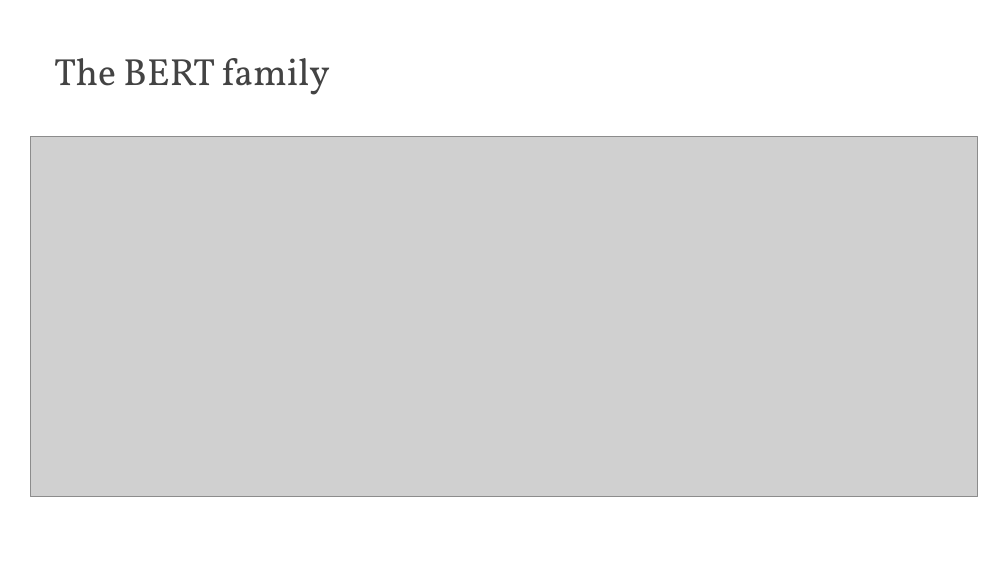
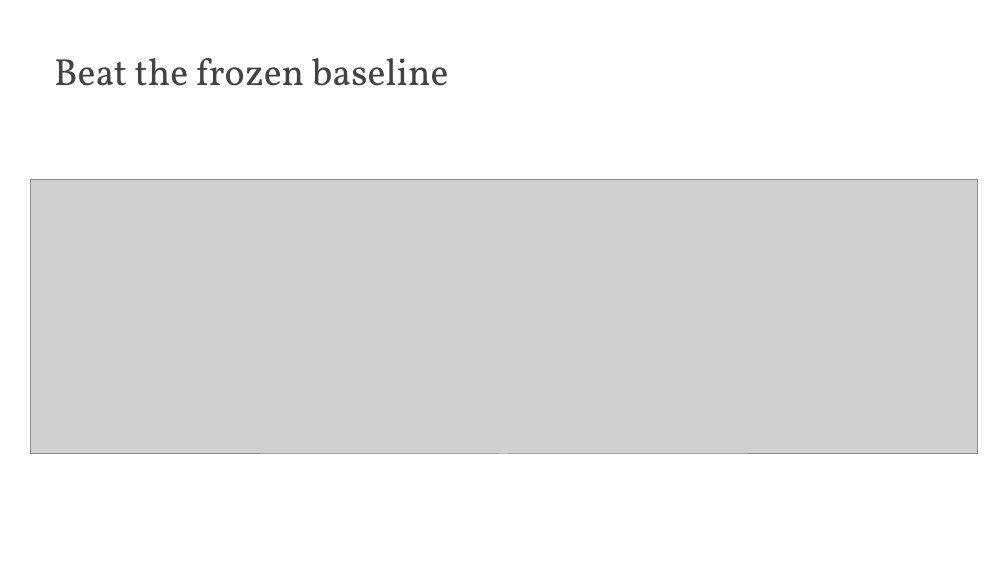
Before and after one commit to edavalosanaya/CSCI3495_NLP_LLMs_Student, a slide deck: slide 8 of weeks/week-07/class-02/lecture/slides.pptx (slide 15 before the commit). Drawn at 1008x567 pixels with LibreOffice and Linux fonts; fonts in the diff are those of the drawing; grey boxes stand for pictures; background and template pictures are left out. Boxes give left, top, right and bottom in pixels: in the first picture for what was removed or moved away, otherwise in the second. Text is boxed around its words. In the diff, an @@ line names an element or a change of style, - is before the commit and + after.

Commit message:
Publish course materials (08e4b03)
Generated by scripts/publish_student.py from the source repository at 08e4b03: "Week 7 rebuilt: BERT on paper, then BERT in code, and no ELMo"

```diff
--- a/weeks/week-07/class-02/lecture/slides.pptx
+++ b/weeks/week-07/class-02/lecture/slides.pptx
@@ title at box(54, 58, 449, 86): text changed @@
-The BERT family
+Beat the frozen baseline
@@ picture: place and size @@
-picture at box(30, 136, 978, 497)
+picture at box(30, 179, 978, 454)
```
Also in this commit, not shown: 2 other slides changed, 4 slides added, 17 slides removed, 22 other files.
